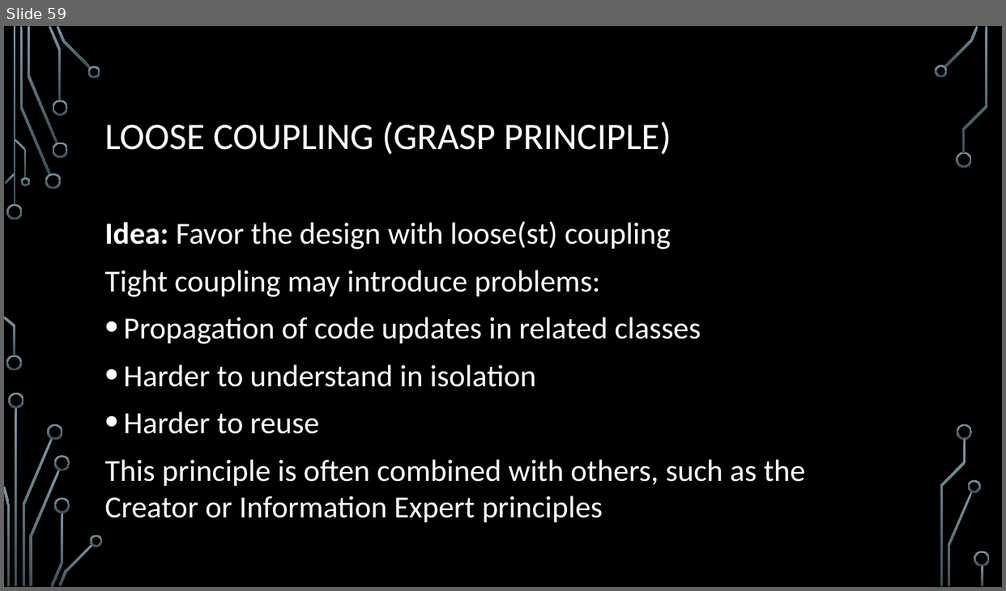
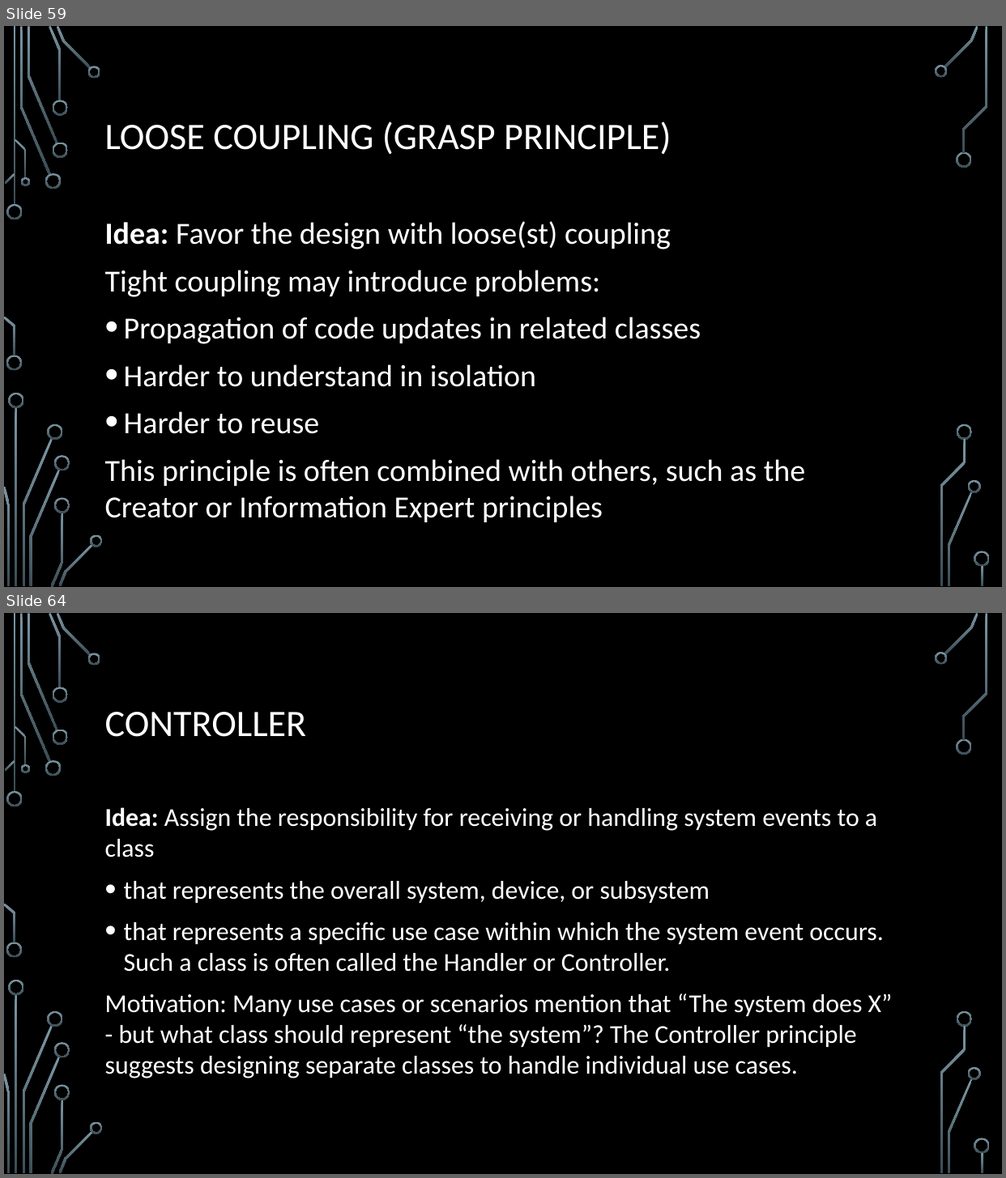
Before and after one commit to egges/mso, a slide deck: slides/Object-oriented Design.pptx. Shown one above the other, each under a label of ours: slide 59 before the commit, slides 59 and 64 after it; the slides between them are not shown. The pictures are 1006x591 and 1006x1178 pixels, drawn with LibreOffice and Linux fonts; fonts in the diff are those of the drawing; background and template pictures are left out. Boxes give left, top, right and bottom in pixels: in the first picture for what was removed or moved away, otherwise in the second. Text is boxed around its words. In the diff, an @@ line names an element or a change of style, - is before the commit and + after.

Commit message:
Updated object-oriented design slides.

```diff
--- a/slides/Object-oriented Design.pptx
+++ b/slides/Object-oriented Design.pptx
@@ slide 64 added at <box>4,613,1002,1174</box>, background picture (left out); not listed: 36 template elements that a slide beside it also shows @@
@@ title added at <box>105,712,307,737</box>, 36 pt, text #FFFFFF @@
+CONTROLLER
@@ text added at <box>105,807,893,1079</box>, 24.8 pt, text #FFFFFF @@
+Idea: Assign the responsibility for receiving or handling system events to a class
+• that represents the overall system, device, or subsystem
+• that represents a specific use case within which the system event occurs. Such a class is often called the Handler or Controller.
+Motivation: Many use cases or scenarios mention that “The system does X” - but what class should represent “the system”? The Controller principle suggests designing separate classes to handle individual use cases.
```
Also in this commit, not shown: 16 other slides added.
